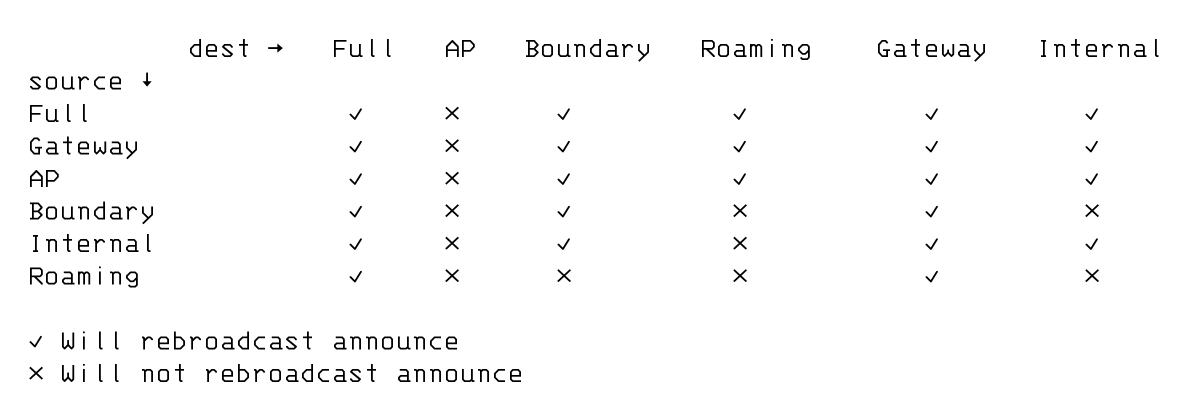
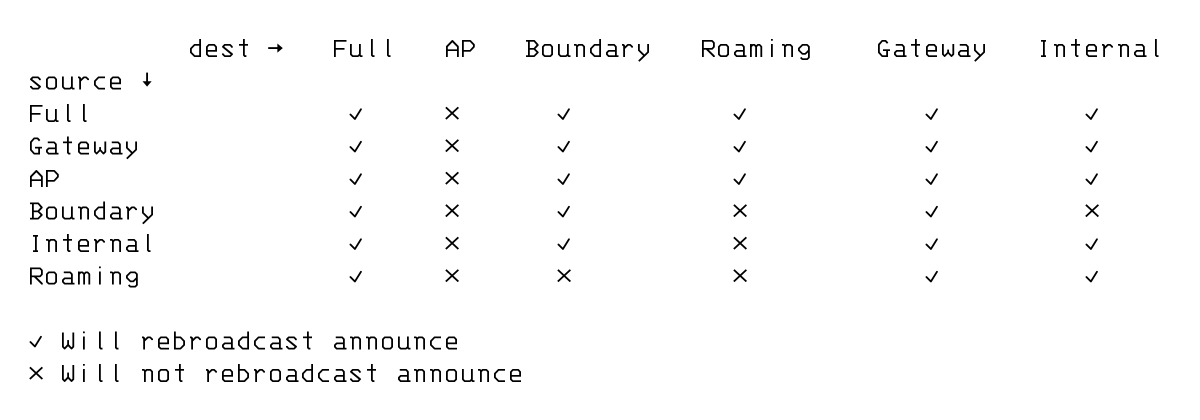
Layers edited between the first and the second 1200x420 image:
painted on "dest → Full AP ..." over 1085, 269, 1099, 283